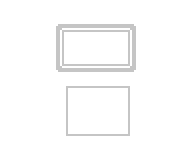
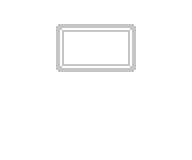
Before/after of a 192 × 160 layered artwork. What changed in the layer stack:
painted on "Layer 2" over [66, 86, 130, 136]
